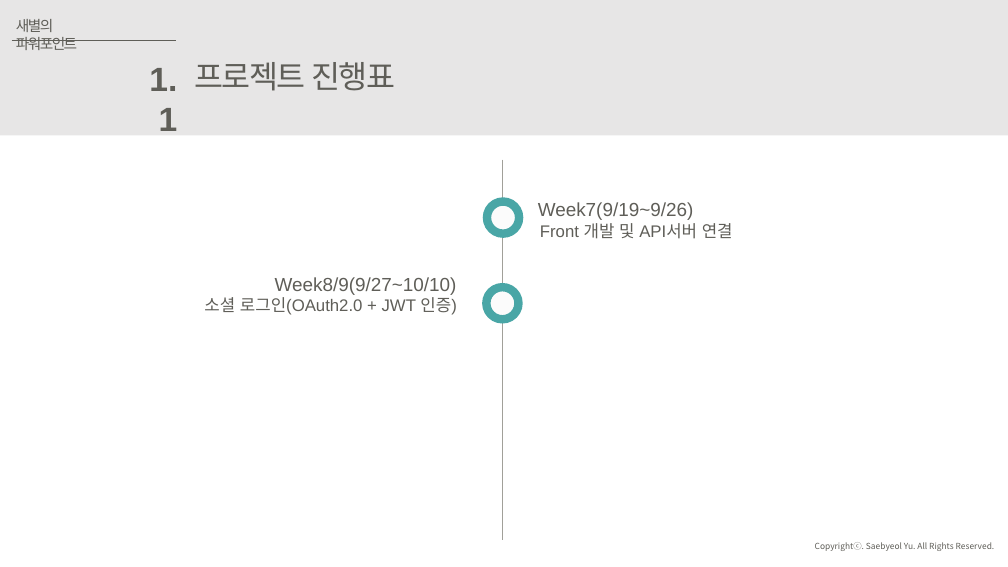
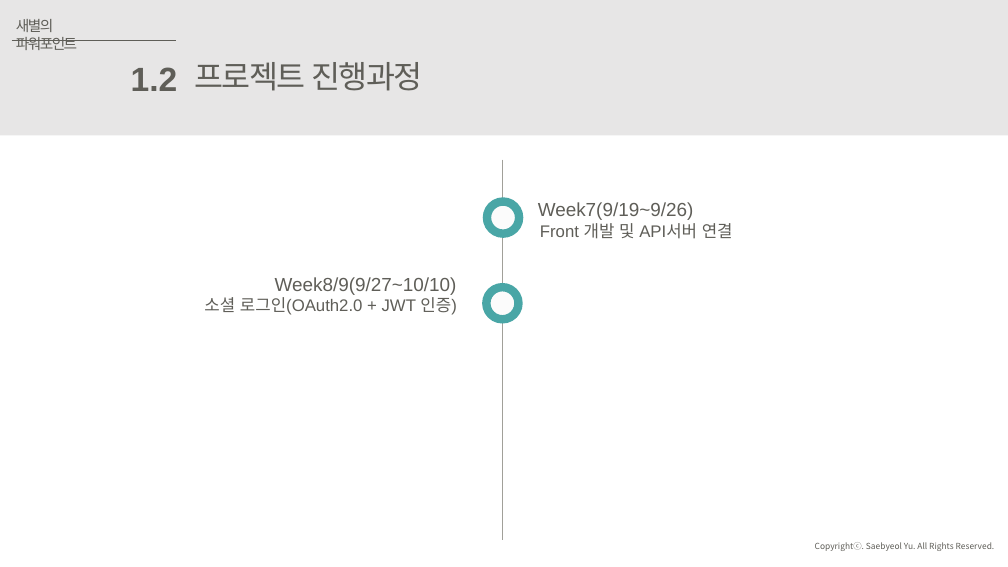
Before and after one commit to JuJinPark/interproject-process, a slide deck: slide 6 of 발표/internProject(20191010).pptx. Drawn at 1008x567 pixels with LibreOffice and Linux fonts; fonts in the diff are those of the drawing. Boxes give left, top, right and bottom in pixels: in the first picture for what was removed or moved away, otherwise in the second. Text is boxed around its words. In the diff, an @@ line names an element or a change of style, - is before the commit and + after.

```diff
--- a/발표/internProject(20191010).pptx
+++ b/발표/internProject(20191010).pptx
@@ text at <box>131,67,178,91</box>: text changed @@
-1.1
+1.2
@@ text at <box>195,62,422,91</box>: text changed @@
-프로젝트 진행표
+프로젝트 진행과정
```
Also in this commit, not shown: 2 other slides changed, 1 other file.
